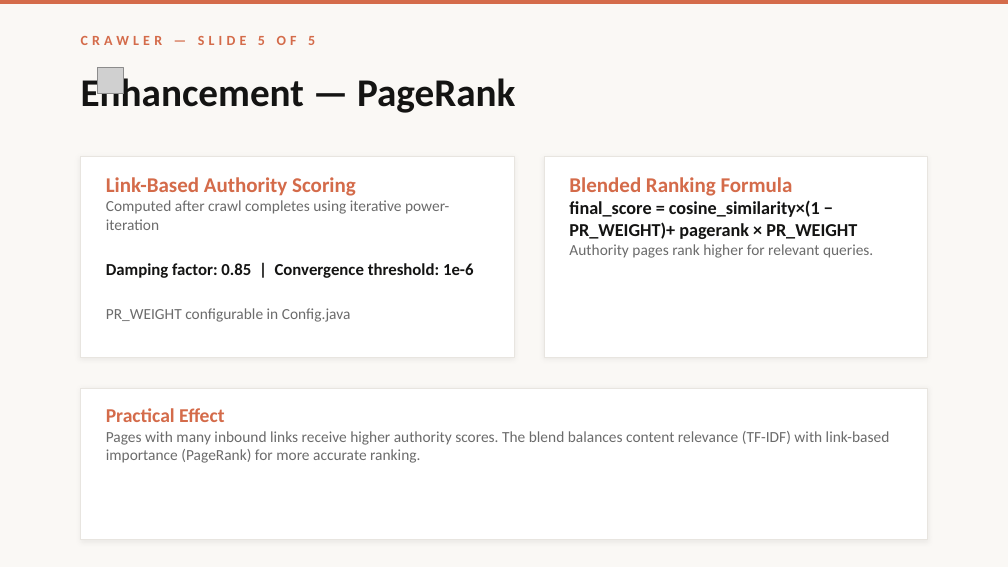
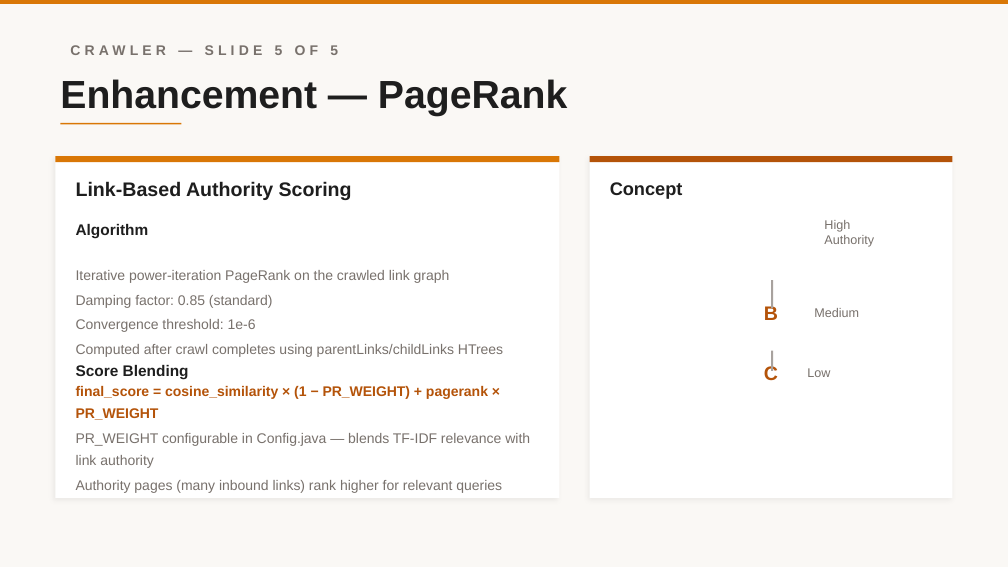
Before and after one commit to Kane-LI-0114/search-engine-project, a slide deck: slide 11 of CSIT5930_Search_Engine_New.pptx. Drawn at 1008x567 pixels with LibreOffice and Linux fonts; fonts in the diff are those of the drawing; grey boxes stand for pictures. Boxes give left, top, right and bottom in pixels: in the first picture for what was removed or moved away, otherwise in the second. Text is boxed around its words. In the diff, an @@ line names an element or a change of style, - is before the commit and + after.

```diff
--- a/CSIT5930_Search_Engine_New.pptx
+++ b/CSIT5930_Search_Engine_New.pptx
@@ rectangle at [0, 0, 1008, 4]: fill #D46B4A to #D97706 @@
@@ text "CRAWLER — SLIDE 5 OF ...": place and size @@
-text "CRAWLER — SLIDE 5 OF ..." at [81, 36, 315, 45]
+text "CRAWLER — SLIDE 5 OF ..." at [70, 45, 338, 55]
@@ text "CRAWLER — SLIDE 5 OF ..." at [70, 45, 338, 55]: font Calibri to Arial, text colour #D46B4A to #78716C @@
@@ text "Enhancement — PageRank": place and size @@
-text "Enhancement — PageRank" at [81, 73, 515, 113]
+text "Enhancement — PageRank" at [60, 79, 567, 116]
@@ text "Enhancement — PageRank" at [60, 79, 567, 116]: font Calibri to Arial, text colour #141413 to #1E1E1E @@
@@ oval removed at [91, 60, 131, 101] @@
@@ picture removed at [98, 68, 124, 94] @@
@@ rectangle added at [60, 123, 181, 124], fill #D97706 @@
@@ rectangle: place and size @@
-rectangle at [81, 156, 514, 358]
+rectangle at [55, 156, 559, 162]
@@ rectangle at [55, 156, 559, 162]: fill #FFFFFF to #D97706; outline #E8E5E0 0.5 pt to none; shadow off @@
@@ rectangle added at [55, 156, 559, 498], fill #FFFFFF @@
@@ text "Link-Based Authority Scoring": place and size @@
-text "Link-Based Authority Scoring" at [106, 177, 474, 322]
+text "Link-Based Authority Scoring" at [76, 181, 352, 200]
@@ text "Link-Based Authority Scoring" at [76, 181, 352, 200]: size 15 to 14 pt, font Calibri to Arial, text colour #D46B4A to #1E1E1E; vertical alignment top to middle @@
@@ rectangle removed at [544, 156, 927, 358] @@
@@ text removed at [569, 177, 873, 258] @@
-Blended Ranking Formula
-final_score = cosine_similarity×(1 − PR_WEIGHT)+ pagerank × PR_WEIGHT
-Authority pages rank higher for relevant queries.
@@ rectangle added at [590, 156, 953, 498], fill #FFFFFF @@
@@ rectangle added at [590, 156, 953, 162], fill #B45309 @@
@@ text at [106, 200, 474, 322]: paragraphs removed @@
-Computed after crawl completes using iterative power-iteration
-Damping factor: 0.85 | Convergence threshold: 1e-6
-PR_WEIGHT configurable in Config.java
@@ text added at [610, 182, 683, 199], 13 pt, text #1E1E1E, bold @@
+Concept
@@ text added at [76, 224, 149, 239], 11 pt, text #1E1E1E, bold @@
+Algorithm
@@ text added at [824, 220, 874, 247], 9 pt, text #78716C @@
+High
+Authority
@@ text added at [76, 270, 503, 357], 10 pt, text #78716C @@
+Iterative power-iteration PageRank on the crawled link graph
+Damping factor: 0.85 (standard)
+Convergence threshold: 1e-6
+Computed after crawl completes using parentLinks/childLinks HTrees
@@ rectangle added at [771, 280, 773, 308], fill #A8A29E @@
@@ text added at [764, 305, 778, 320], 14 pt, text #B45309, bold @@
+B
@@ text added at [814, 308, 859, 317], 9 pt, text #78716C @@
+Medium
@@ rectangle added at [771, 351, 773, 371], fill #A8A29E @@
@@ text at [76, 386, 530, 493]: text changed; size 11 to 10 pt; font Calibri to Arial; text colour #6B6B6B to #78716C @@
-Practical Effect
-Pages with many inbound links receive higher authority scores. The blend balances content relevance (TF-IDF) with link-based importance (PageRank) for more accurate ranking.
+final_score = cosine_similarity × (1 − PR_WEIGHT) + pagerank × PR_WEIGHT
+PR_WEIGHT configurable in Config.java — blends TF-IDF relevance with link authority
+Authority pages (many inbound links) rank higher for relevant queries
@@ text "final_score = cosine_similarity × (1 ..." at [76, 386, 530, 493]: vertical alignment top to middle @@
@@ text added at [76, 365, 189, 379], 11 pt, text #1E1E1E, bold @@
+Score Blending
@@ rectangle removed at [81, 388, 927, 539] @@
@@ text added at [764, 365, 778, 381], 14 pt, text #B45309, bold @@
+C
@@ text added at [807, 368, 830, 377], 9 pt, text #78716C @@
+Low
```
Also in this commit, not shown: 16 other slides changed, 1 slide added, 1 slide removed, 2 other files.
